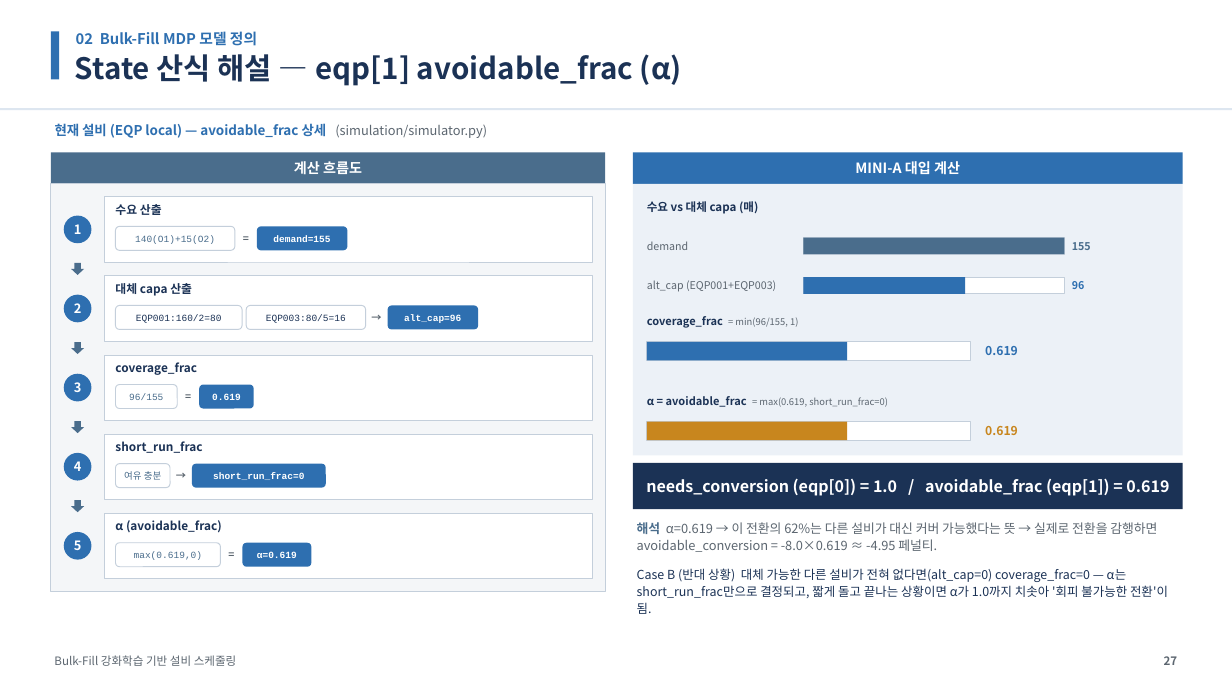
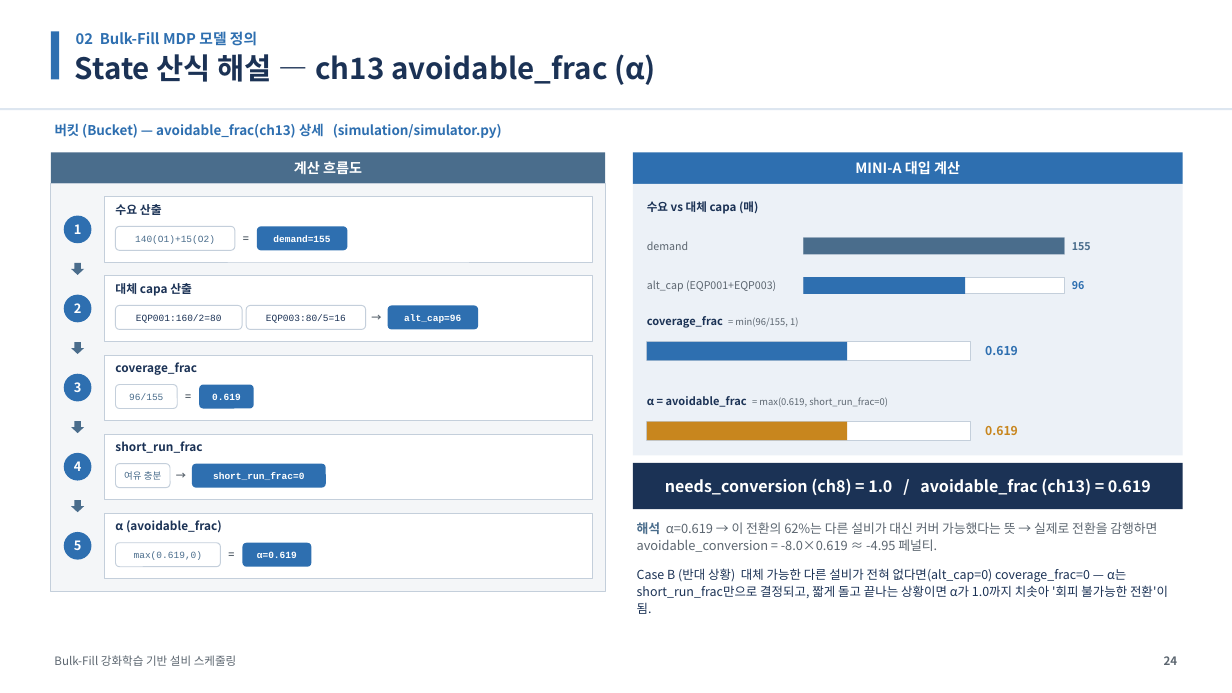
Before and after one commit to relighting123/pjt_scheduling, a slide deck: slide 24 of docs/스케줄링_발표자료.pptx (slide 27 before the commit). Drawn at 1232x693 pixels with LibreOffice and Linux fonts; fonts in the diff are those of the drawing. Boxes give left, top, right and bottom in pixels: in the first picture for what was removed or moved away, otherwise in the second. Text is boxed around its words. In the diff, an @@ line names an element or a change of style, - is before the commit and + after.

```diff
--- a/docs/스케줄링_발표자료.pptx
+++ b/docs/스케줄링_발표자료.pptx
@@ text at [75,54,656,85]: text changed @@
-State 산식 해설 — eqp[1] avoidable_frac (α)
+State 산식 해설 — ch13 avoidable_frac (α)
@@ text at [55,123,502,138]: text changed @@
-현재 설비 (EQP local) — avoidable_frac 상세 (simulation/simulator.py)
+버킷 (Bucket) — avoidable_frac(ch13) 상세 (simulation/simulator.py)
@@ text at [665,478,1151,495]: text changed @@
-needs_conversion (eqp[0]) = 1.0 / avoidable_frac (eqp[1]) = 0.619
+needs_conversion (ch8) = 1.0 / avoidable_frac (ch13) = 0.619
@@ text at [1164,656,1178,665]: text changed @@
-27
+24
```
Also in this commit, not shown: 40 other slides changed, 4 slides removed, 2 other files.
